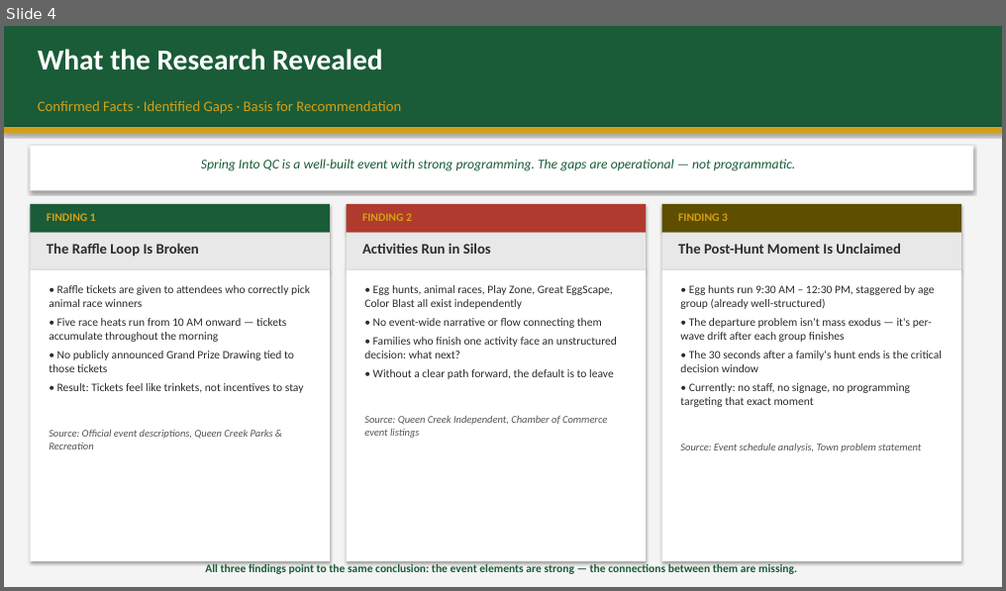
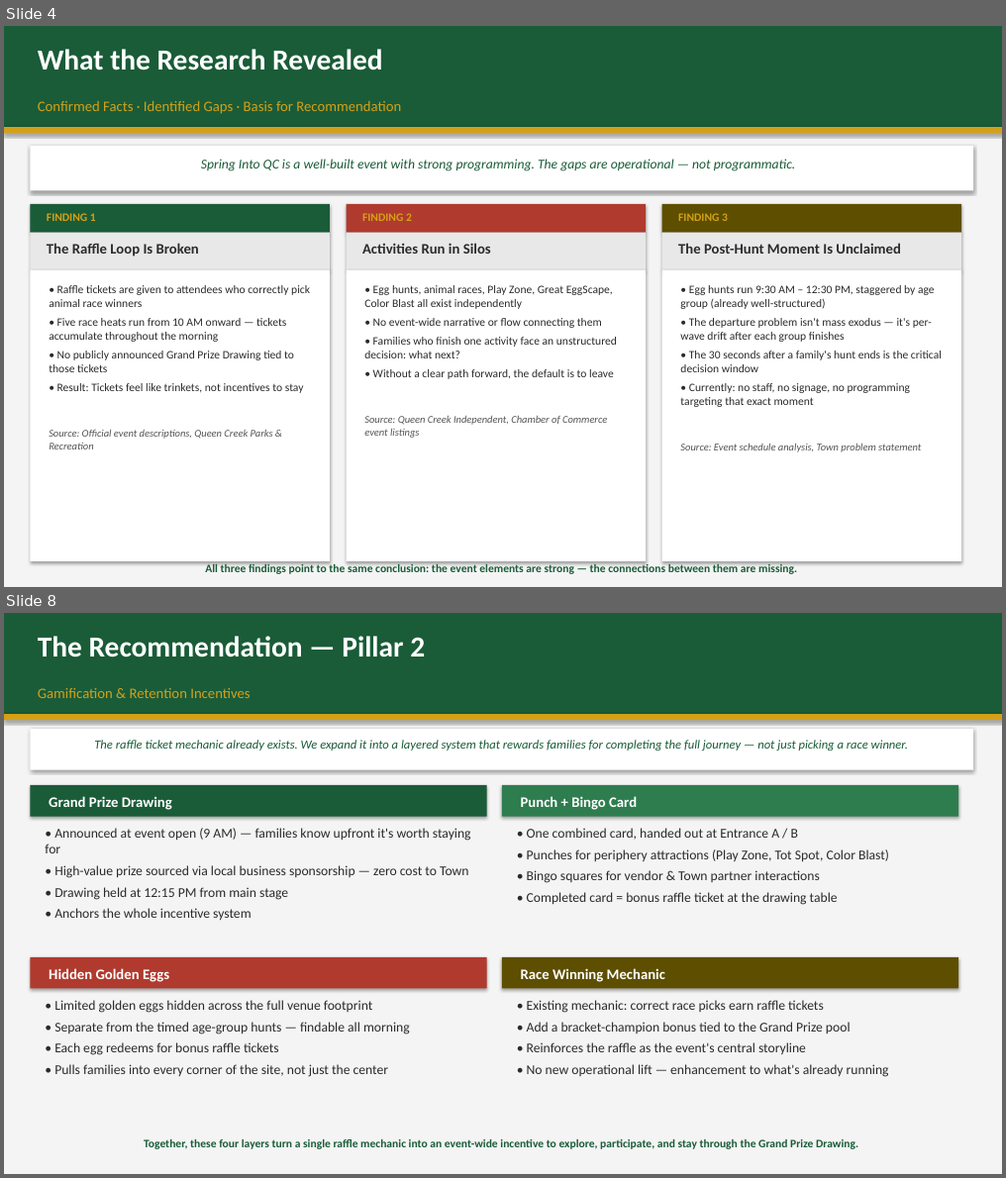
Before and after one commit to billy12/qc, a slide deck: SpringIntoQC_Presentation.pptx. Shown one above the other, each under a label of ours: slide 4 before the commit, slides 4 and 8 after it; the slides between them are not shown. The pictures are 1006x591 and 1006x1178 pixels, drawn with LibreOffice and Linux fonts; fonts in the diff are those of the drawing. Boxes give left, top, right and bottom in pixels: in the first picture for what was removed or moved away, otherwise in the second. Text is boxed around its words. In the diff, an @@ line names an element or a change of style, - is before the commit and + after.

```diff
--- a/SpringIntoQC_Presentation.pptx
+++ b/SpringIntoQC_Presentation.pptx
@@ slide 8 added at box(4, 613, 1002, 1174), background #FFFFFF @@
@@ rectangle added at box(4, 613, 1002, 1174), fill #F4F4F4 @@
@@ rectangle added at box(4, 613, 1002, 714), fill #1A5C38 @@
@@ text added at box(38, 636, 425, 658), 28 pt, text #FFFFFF, bold @@
+The Recommendation — Pillar 2
@@ text added at box(38, 688, 250, 698), 14 pt, text #D4A017 @@
+Gamification & Retention Incentives
@@ rectangle added at box(4, 714, 1002, 720), fill #D4A017 @@
@@ rectangle added at box(30, 729, 973, 770), fill #FFFFFF @@
@@ text added at box(94, 740, 908, 751), 12 pt, text #1A5C38, italic @@
+The raffle ticket mechanic already exists. We expand it into a layered system that rewards families for completing the full journey — not just picking a race winner.
@@ rectangle added at box(30, 785, 487, 817), fill #1A5C38 @@
@@ rectangle added at box(502, 785, 958, 817), fill #2E7D4F @@
@@ text added at box(49, 796, 172, 810), 14 pt, text #FFFFFF, bold @@
+Grand Prize Drawing
@@ text added at box(521, 796, 637, 810), 14 pt, text #FFFFFF, bold @@
+Punch + Bingo Card
@@ text added at box(45, 828, 471, 920), 13 pt, text #2B2B2B @@
+• Announced at event open (9 AM) — families know upfront it's worth staying for
+• High-value prize sourced via local business sponsorship — zero cost to Town
+• Drawing held at 12:15 PM from main stage
+• Anchors the whole incentive system
@@ text added at box(527, 828, 889, 905), 13 pt, text #2B2B2B @@
+• One combined card, handed out at Entrance A / B
+• Punches for periphery attractions (Play Zone, Tot Spot, Color Blast)
+• Bingo squares for vendor & Town partner interactions
+• Completed card = bonus raffle ticket at the drawing table
@@ rectangle added at box(30, 958, 487, 989), fill #B03A2E @@
@@ text added at box(49, 968, 169, 982), 14 pt, text #FFFFFF, bold @@
+Hidden Golden Eggs
@@ rectangle added at box(502, 958, 958, 989), fill #5D4E00 @@
@@ text added at box(521, 968, 665, 982), 14 pt, text #FFFFFF, bold @@
+Race Winning Mechanic
@@ text added at box(54, 1000, 410, 1077), 13 pt, text #2B2B2B @@
+• Limited golden eggs hidden across the full venue footprint
+• Separate from the timed age-group hunts — findable all morning
+• Each egg redeems for bonus raffle tickets
+• Pulls families into every corner of the site, not just the center
@@ text added at box(527, 1000, 889, 1077), 13 pt, text #2B2B2B @@
+• Existing mechanic: correct race picks earn raffle tickets
+• Add a bracket-champion bonus tied to the Grand Prize pool
+• Reinforces the raffle as the event's central storyline
+• No new operational lift — enhancement to what's already running
@@ text added at box(144, 1140, 858, 1150), 11 pt, text #1A5C38, bold @@
+Together, these four layers turn a single raffle mechanic into an event-wide incentive to explore, participate, and stay through the Grand Prize Drawing.
```
Also in this commit, not shown: 4 slides changed, 3 other slides added, 2 slides removed, 7 other files.
